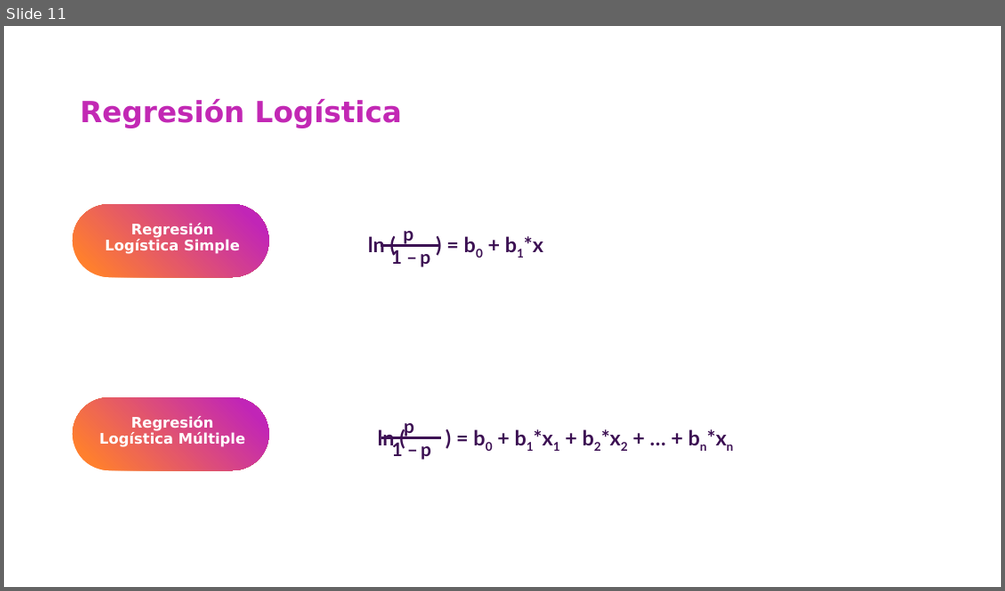
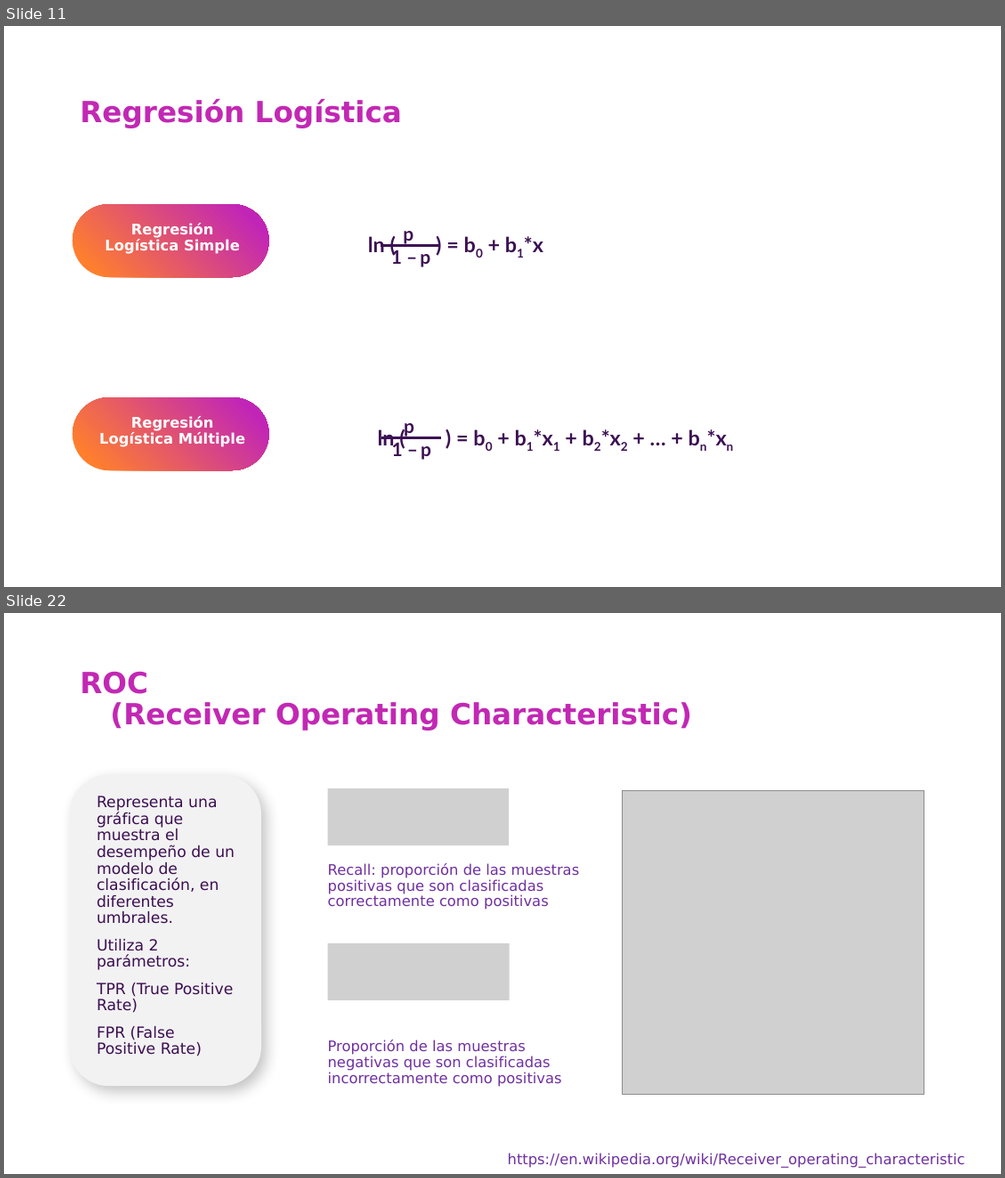
Before and after one commit to csameshiman/Axity_Curso_ML_2023, a slide deck: Diapositivas/Parte 03.Clasificación/Sección 03.1.Logistic Regression/Logistic_Regression.pptx. Shown one above the other, each under a label of ours: slide 11 before the commit, slides 11 and 22 after it; the slides between them are not shown. The pictures are 1005x591 and 1005x1178 pixels, drawn with LibreOffice and Linux fonts; fonts in the diff are those of the drawing; grey boxes stand for pictures; background and template pictures are left out. Boxes give left, top, right and bottom in pixels: in the first picture for what was removed or moved away, otherwise in the second. Text is boxed around its words. In the diff, an @@ line names an element or a change of style, - is before the commit and + after.

```diff
--- a/Diapositivas/Parte 03.Clasificación/Sección 03.1.Logistic Regression/Logistic_Regression.pptx
+++ b/Diapositivas/Parte 03.Clasificación/Sección 03.1.Logistic Regression/Logistic_Regression.pptx
@@ slide 22 added at (x1=4, y1=613, x2=1001, y2=1174), background picture (left out) @@
@@ title added at (x1=80, y1=671, x2=692, y2=730), 28 pt, text #C228B4, bold @@
+ROC
+(Receiver Operating Characteristic)
@@ rounded rectangle added at (x1=70, y1=774, x2=262, y2=1086), fill #F2F2F2 @@
@@ text added at (x1=97, y1=795, x2=235, y2=1056), 14.8 pt, text #3C0E52 @@
+Representa una gráfica que muestra el desempeño de un modelo de clasificación, en diferentes umbrales.
+Utiliza 2 parámetros:
+TPR (True Positive Rate)
+FPR (False Positive Rate)
@@ picture added at (x1=328, y1=788, x2=509, y2=845) @@
@@ picture added at (x1=622, y1=791, x2=923, y2=1094) @@
@@ text added at (x1=328, y1=863, x2=580, y2=909), 14 pt, text #7030A0 @@
+Recall: proporción de las muestras positivas que son clasificadas correctamente como positivas
@@ picture added at (x1=328, y1=943, x2=510, y2=999) @@
@@ text added at (x1=328, y1=1039, x2=562, y2=1086), 14 pt, text #7030A0 @@
+Proporción de las muestras negativas que son clasificadas incorrectamente como positivas
@@ text added at (x1=508, y1=1152, x2=965, y2=1167), 14 pt, text #7030A0 @@
+https://en.wikipedia.org/wiki/Receiver_operating_characteristic
```
Also in this commit, not shown: 11 other slides added.
